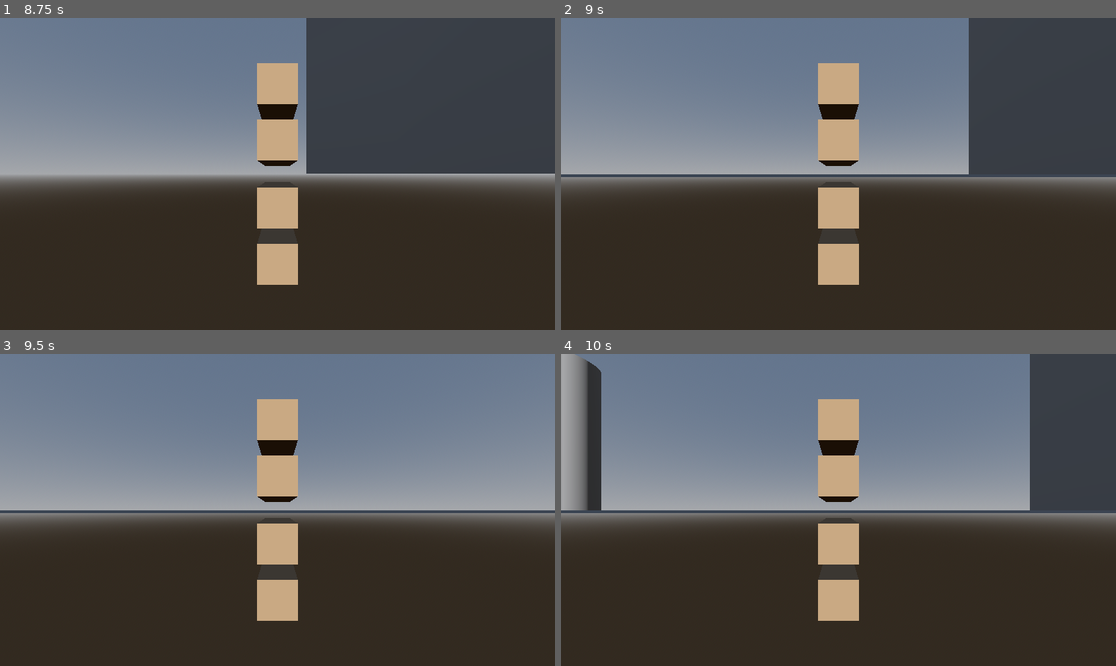
Above: before the commit, frames 1-4 (two rows, left to right).
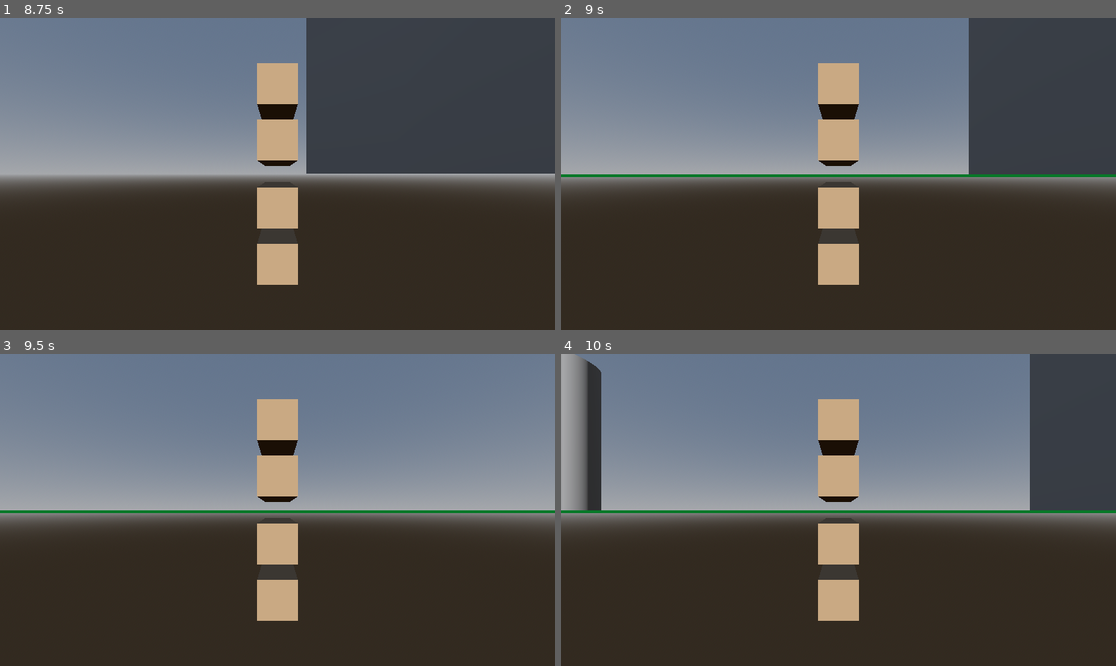
Above: after the commit, the same moments.

Repository: miloszmn7/rwr
Game: Godot game, scene res://main.tscn
Two runs of this game, one before a commit and one after it. Both use one fixed random seed, a clock stepped at 60 frames per second and the inputs below.
Inputs:
- Up to frame 1 (8.75 s): tap Enter at 0.5, 6.5 s; hold Right (ui_right) 0.53-1.28 s; hold Down (ui_down) 1.28-2.03 s; hold Right (ui_right) 2.03-2.78 s; tap Space at 2.75 s; hold Up (ui_up) 2.78-3.53 s; hold Left (ui_left) 3.53-5.03 s; hold Down (ui_down) 5.03-5.78 s; hold Right (ui_right) 5.78-6.53 s; hold Up (ui_up) 6.53-7.28 s; hold Right (ui_right) 7.28-8.03 s; hold Down (ui_down) from 8.03 s (still down)
- Up to frame 2 (9 s): release Down (ui_down) at 8.78 s; hold Left (ui_left) from 8.78 s (still down)
- Up to frame 3 (9.5 s): keep holding Left (ui_left)
- Up to frame 4 (10 s): release Left (ui_left) at 9.53 s; hold Up (ui_up) from 9.53 s (still down)

Frame 1 is identical in both runs. In frame 2, 0.9% of the frame differs, in the area x 0-100%, y 50-52%; in frame 3, 0.9%; in frame 4, 0.9%.

Commit message:
Sceneria i rece, teleportacja i chodzenie

Diff:
--- a/project_files/main.tscn
+++ b/project_files/main.tscn
@@ -1,11 +1,15 @@
-[gd_scene load_steps=19 format=3 uid="uid://cfsxb31ad203x"]
+[gd_scene load_steps=20 format=3 uid="uid://cfsxb31ad203x"]
 
 [ext_resource type="Script" uid="uid://b0hk8jar30uyh" path="res://main.gd" id="1_0xm2m"]
 [ext_resource type="PackedScene" uid="uid://v0vdkyos0rfu" path="res://assets/models/hand_left.tscn" id="1_ig7tw"]
 [ext_resource type="Script" uid="uid://dqvntjr010l0n" path="res://movement.gd" id="2_1bvp3"]
 [ext_resource type="Script" uid="uid://c68csvyk47nus" path="res://teleport.gd" id="3_h2yge"]
 
+[sub_resource type="StandardMaterial3D" id="StandardMaterial3D_lquwl"]
+albedo_color = Color(0.039215688, 1, 0.2784314, 1)
+
 [sub_resource type="PlaneMesh" id="PlaneMesh_ig7tw"]
+material = SubResource("StandardMaterial3D_lquwl")
 size = Vector2(20, 20)
 
 [sub_resource type="BoxShape3D" id="BoxShape3D_0xm2m"]
Not shown, changed: docs/index.html
Not shown, changed: docs/index.pck
